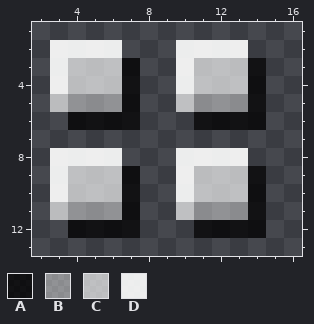
A pixel-art sprite gets an edit: resources/btn_sort.png. Above: the version before the commit.
The file is 36x36 pixels, drawn in blocks of 2x2; one block is one cell here. Shown: x 2..16, y 1..13.
Palette (. is transparent): A #000000bf  B #ffffff67  C #ffffffa7  D #ffffffe7
Once edited:
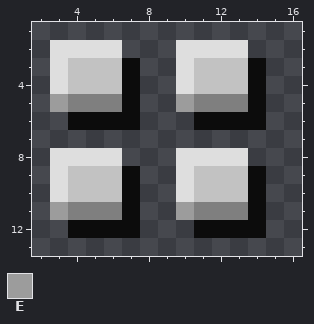
Colours new in this view: E #9c9c9c
Edits made:
Colour A changes from #000000bf to #0c0c0c.
Colour B changes from #ffffff67 to #7f7f7f.
Colour C changes from #ffffffa7 to #c2c2c2.
Colour D changes from #ffffffe7 to #dedede.
Colour E replaces colour C in row 5 at x 3 and 10; in row 11 at x 3 and 10.
Pixel boxes of the changes (left, top, right, bottom) in both pictures:
changed: (50, 40, 266, 238)
